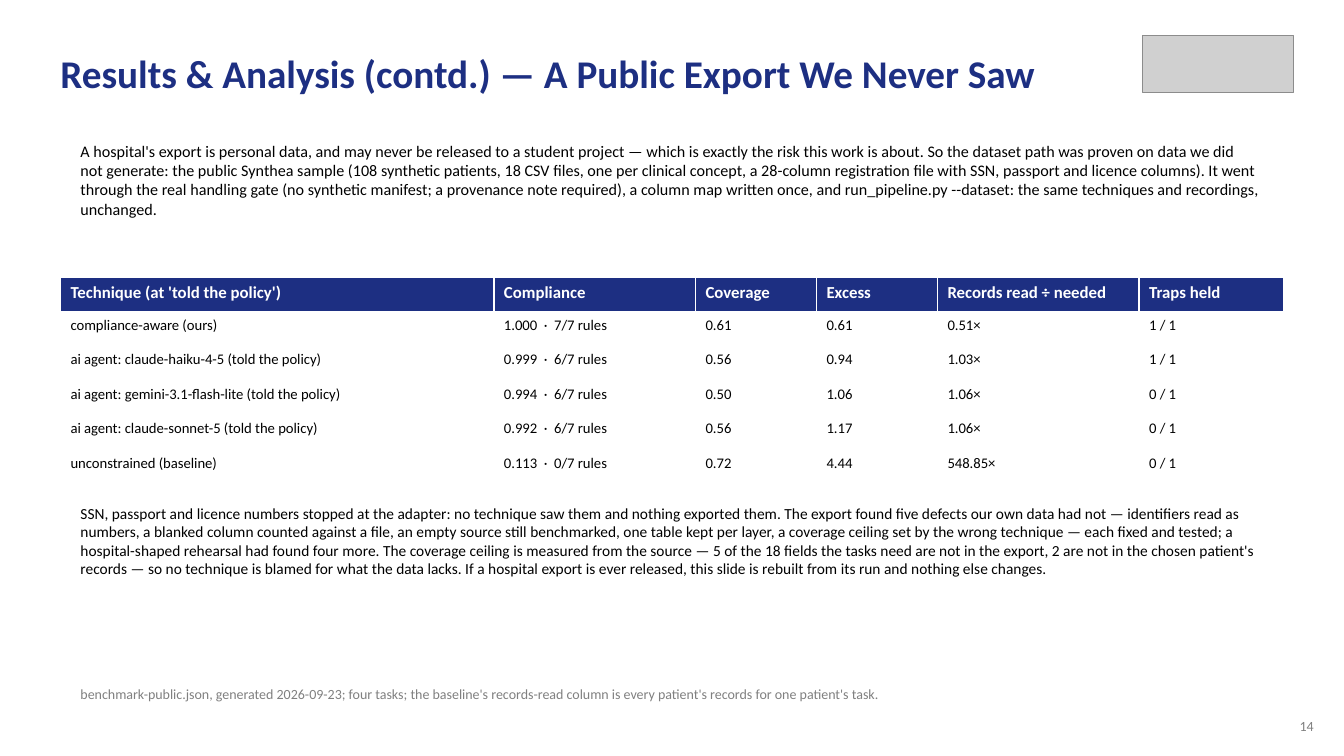
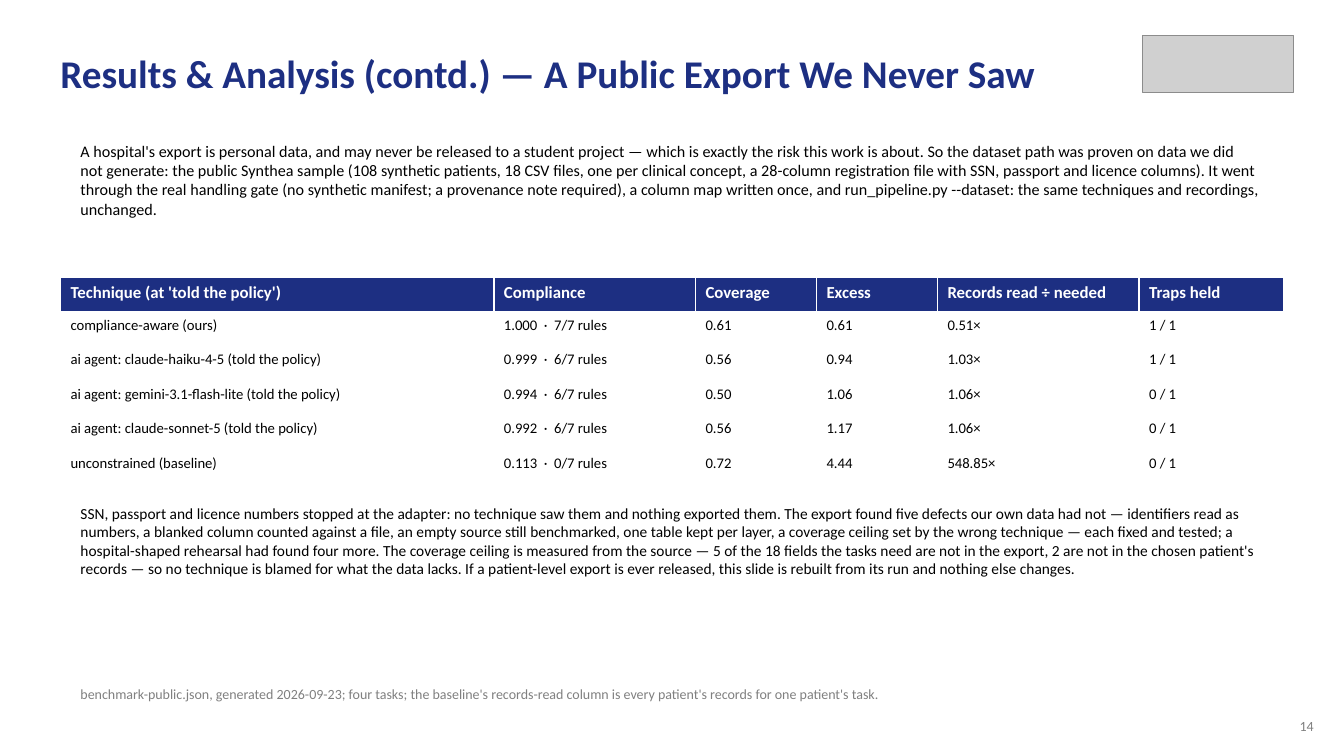
Before and after one commit to KAnanyaK/his-scraping-dpdp-project, a slide deck: slide 13 of Review-II.pptx. Drawn at 1344x756 pixels with LibreOffice and Linux fonts; fonts in the diff are those of the drawing; grey boxes stand for pictures. Boxes give left, top, right and bottom in pixels: in the first picture for what was removed or moved away, otherwise in the second. Text is boxed around its words. In the diff, an @@ line names an element or a change of style, - is before the commit and + after.

```diff
--- a/Review-II.pptx
+++ b/Review-II.pptx
@@ text at <box>80,508,1253,577</box>: text changed @@
-SSN, passport and licence numbers stopped at the adapter: no technique saw them and nothing exported them. The export found five defects our own data had not — identifiers read as numbers, a blanked column counted against a file, an empty source still benchmarked, one table kept per layer, a coverage ceiling set by the wrong technique — each fixed and tested; a hospital-shaped rehearsal had found four more. The coverage ceiling is measured from the source — 5 of the 18 fields the tasks need are not in the export, 2 are not in the chosen patient's records — so no technique is blamed for what the data lacks. If a hospital export is ever released, this slide is rebuilt from its run and nothing else changes.
+SSN, passport and licence numbers stopped at the adapter: no technique saw them and nothing exported them. The export found five defects our own data had not — identifiers read as numbers, a blanked column counted against a file, an empty source still benchmarked, one table kept per layer, a coverage ceiling set by the wrong technique — each fixed and tested; a hospital-shaped rehearsal had found four more. The coverage ceiling is measured from the source — 5 of the 18 fields the tasks need are not in the export, 2 are not in the chosen patient's records — so no technique is blamed for what the data lacks. If a patient-level export is ever released, this slide is rebuilt from its run and nothing else changes.
```
Also in this commit, not shown: 5 other slides changed, 1 slide added, 4 other files.
